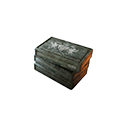
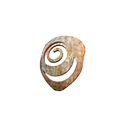
Layered file, before and after one edit (124x124). Changes by layer:
hid "123cf97fb676b3bb1a3f225930b0c8736abe588b502f383c8d75cb280599a36f9cdd8f53f1d86ec…" over [33, 35, 94, 92]
added layer "5dd1baa8c1def21a62b4f5d9f8b00a7feedd6d2c728c2c9059b99fa5ee942afef2b3295bf73ff69…" above "Sanity" over [39, 35, 87, 92]
